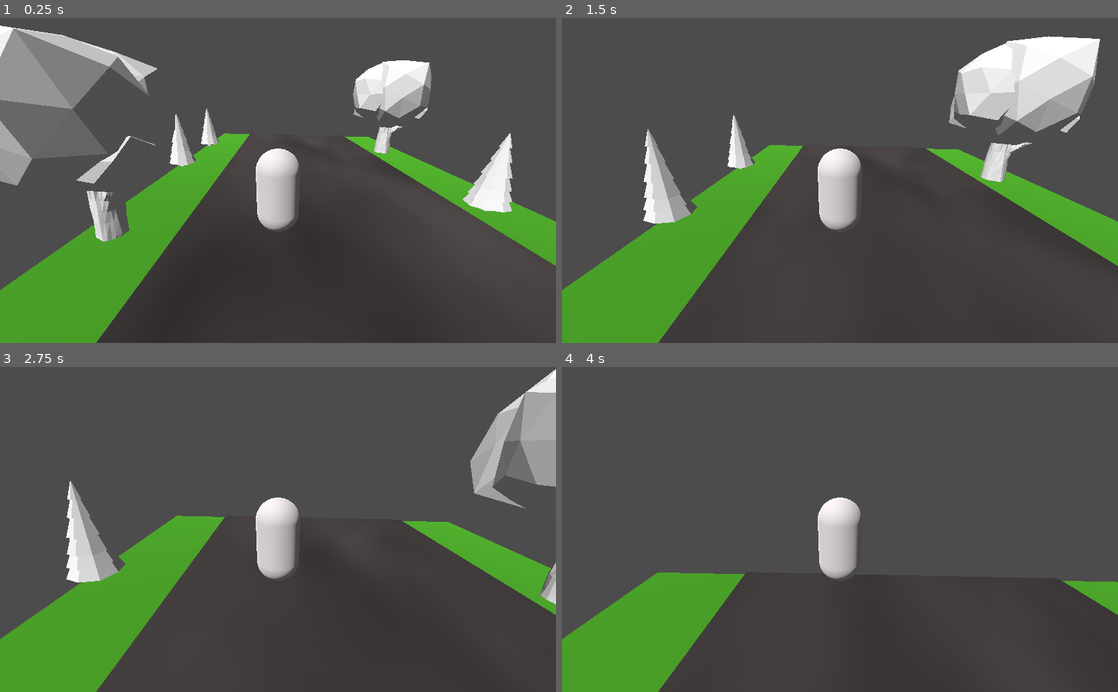
Above: before the commit, frames 1-4 (two rows, left to right).
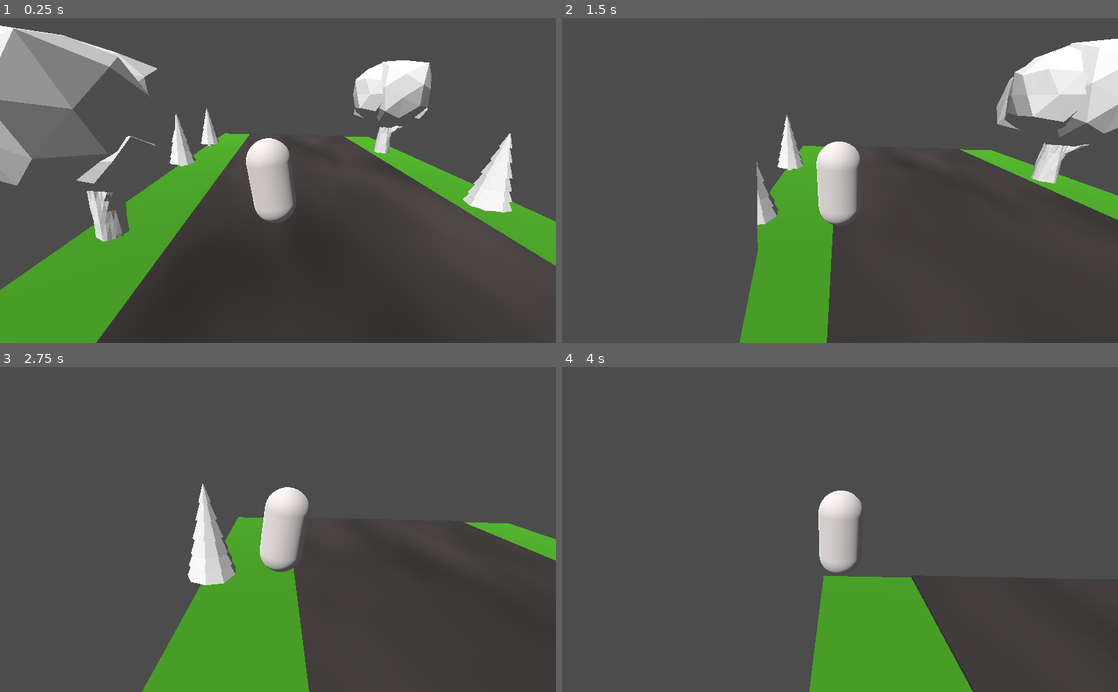
Above: after the commit, the same moments.

Repository: Norsumara/Godot_Runner
Game: Godot game, scene res://Main.tscn
Same seed, same stepped clock (60 frames per second), same inputs: the game is played once before the commit and once after it.
Inputs:
- Up to frame 1 (0.25 s): no input
- Up to frame 2 (1.5 s): hold Right (move_right, bound only after the commit) 0.53-1.28 s; hold Left (move_left, bound only after the commit) from 1.28 s (still down)
- Up to frame 3 (2.75 s): release Left (move_left, bound only after the commit) at 2.03 s; hold Right (move_right, bound only after the commit) from 2.03 s (still down)
- Up to frame 4 (4 s): release Right (move_right, bound only after the commit) at 3.53 s; hold Left (move_left, bound only after the commit) from 3.53 s (still down)

The runs differ from the first frame. In frame 1, 1.3% of the frame differs, in the area x 44-54%, y 36-66%; in frame 2, 30%, in the area x 0-100%, y 5-100%; in frame 3, 29%; in frame 4, 16%.

Commit message:
ukko liikkuu vasurii ja oikeeseen & juoksuanimaatio

Diff:
--- a/Player.gd
+++ b/Player.gd
@@ -5,6 +5,8 @@
 var step_freq : float = 2.0 #kuinka usein
 var step_height : float = 0.2 # kuinka korkealle maasta
 var step_tilt : float = 8.0 #degrees asteet
+
+onready var body_hinge = $BodyHinge
 
 # Declare member variables here. Examples:
 # var a = 2
@@ -21,4 +23,16 @@
 #	pass
 
 func _physics_process(delta):
-	move_and_slide(Vector3(0,0,run_speed))
+	body_hinge.translation.y = step_height * (1 + sin(2.0 * PI * step_freq * time))
+	body_hinge.rotation_degrees.z = step_tilt * sin(PI * step_freq *time)
+	time += delta
+
+	var sideways : float = 0.0
+
+	if Input.is_action_pressed("move_right"):
+		sideways += 1.0
+
+	if Input.is_action_pressed("move_left"):
+		sideways -= 1.0
+
+	move_and_slide(Vector3(sideways * run_speed, 0, run_speed))
--- a/Player.tscn
+++ b/Player.tscn
@@ -13,8 +13,9 @@
 [node name="Camera" type="Camera" parent="."]
 transform = Transform( 1, 0, 0, 0, 0.939693, 0.34202, 0, -0.34202, 0.939693, 0, 3.08754, 5 )
 
-[node name="MeshInstance" type="MeshInstance" parent="."]
+[node name="BodyHinge" type="Spatial" parent="."]
+
+[node name="BodyMesh" type="MeshInstance" parent="BodyHinge"]
 transform = Transform( 1, 0, 0, 0, -4.37114e-08, -1, 0, 1, -4.37114e-08, 0, 1, 0 )
 mesh = SubResource( 2 )
-
-[node name="BodyHinge" type="Spatial" parent="."]
+skeleton = NodePath("../..")
--- a/project.godot
+++ b/project.godot
@@ -18,6 +18,21 @@
 
 common/drop_mouse_on_gui_input_disabled=true
 
+[input]
+
+move_right={
+"deadzone": 0.5,
+"events": [ Object(InputEventKey,"resource_local_to_scene":false,"resource_name":"","device":0,"alt":false,"shift":false,"control":false,"meta":false,"command":false,"pressed":false,"scancode":16777233,"physical_scancode":0,"unicode":0,"echo":false,"script":null)
+, Object(InputEventKey,"resource_local_to_scene":false,"resource_name":"","device":0,"alt":false,"shift":false,"control":false,"meta":false,"command":false,"pressed":false,"scancode":68,"physical_scancode":0,"unicode":0,"echo":false,"script":null)
+ ]
+}
+move_left={
+"deadzone": 0.5,
+"events": [ Object(InputEventKey,"resource_local_to_scene":false,"resource_name":"","device":0,"alt":false,"shift":false,"control":false,"meta":false,"command":false,"pressed":false,"scancode":16777231,"physical_scancode":0,"unicode":0,"echo":false,"script":null)
+, Object(InputEventKey,"resource_local_to_scene":false,"resource_name":"","device":0,"alt":false,"shift":false,"control":false,"meta":false,"command":false,"pressed":false,"scancode":65,"physical_scancode":0,"unicode":0,"echo":false,"script":null)
+ ]
+}
+
 [physics]
 
 common/enable_pause_aware_picking=true
